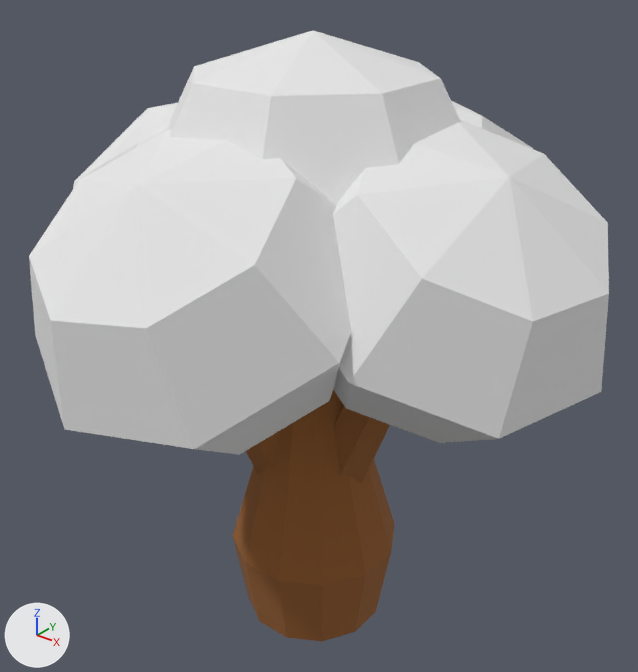
A saved change to the glTF model assets/samuu.glb.
The view is the same before and after, from a 50 mm lens placed at (1.71, -2.11, 2.45), pointed at (-0.02, 0.05, 1.11). The lights are fixed; the arrows at lower left show +X, +Y and +Z. Where no turn or scale is listed for an object, it has been applied to the vertices. Vertices at the same position are counted once.

Objects in the first picture: 'hojas.001', 'hojas.002', 'hojas.003', 'hojas.004', 'hojas.005', 'rama', 'rama.001', 'tronco.001'.
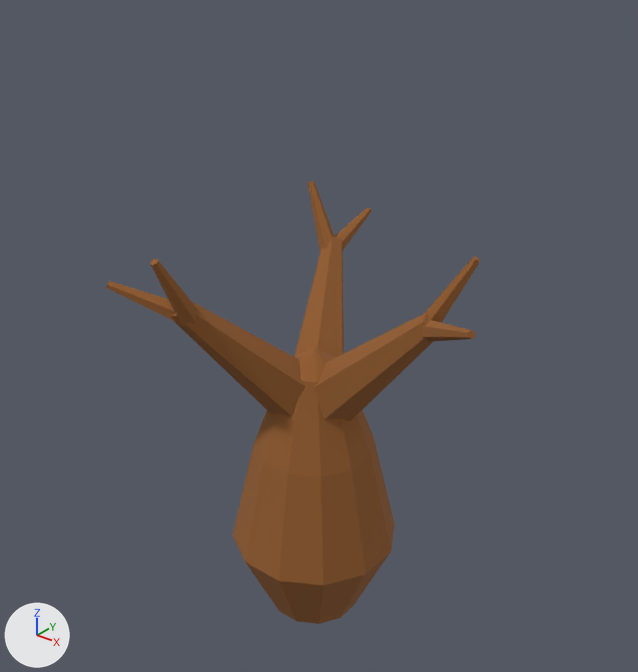
Changed parts and their boxes (x1, y1, x2, y2) in the pictures (638 x 672 px):
'hojas.002', deleted: before (29, 130, 351, 455)
'hojas.004', deleted: before (333, 120, 609, 443)
'tronco.001', reshaped, moved: before (233, 390, 395, 641); after (233, 348, 395, 624)
'hojas.001', deleted: before (168, 30, 461, 204)
'rama.005', added: after (170, 301, 305, 416)
'rama.002', moved (not visible before): after (314, 313, 433, 421)
'rama.008', added: after (294, 235, 344, 357)
'rama', reshaped, moved, turned: before (334, 404, 390, 484); after (421, 320, 475, 342)
'hojas.005', deleted: before (73, 103, 178, 189)
'rama.001', moved: before (246, 431, 280, 475); after (425, 256, 481, 323)
'rama.004', added: after (150, 258, 199, 326)
'rama.003', added: after (106, 281, 185, 326)
'rama.007', added: after (308, 181, 334, 252)
'hojas.003', deleted: before (451, 101, 533, 149)
'rama.006', added: after (335, 208, 371, 251)

Patch to the scene script:
```diff
--- a/assets/samuu.glb.py
+++ b/assets/samuu.glb.py
@@ me_mesh_0 @@
-me_mesh_0.from_pydata(...)  # 50 vertices, 96 faces; spans x -0.3..0.3, y -0.3..0.3, z 0.0..1.4
+me_mesh_0.from_pydata(...)  # 50 vertices, 96 faces; spans x -0.3..0.3, y -0.3..0.3, z -1.288..-0.2
+# me_mesh_0 part 3: 50 of 50 vertices moved; they spanned x -0.3..0.3, y -0.3..0.3, z 0.0..1.4 and now span x -0.3..0.3, y -0.3..0.3, z -1.288..-0.2; mean shift (0.0, 0.0, -1.367); largest move (0.022, -0.081, 1.4) -> (0.028, -0.105, -0.275)
 me_mesh_0.materials.append(mat_material_0)
@@ me_mesh_1 @@
 # used by ob_rama; parent = ob_tronco; location = (0.0, 0.0, 0.0); rotation_euler = (0.0, 0.393, 0.0), in degrees (0, 23, 0)
-me_mesh_1.from_pydata(...)  # 14 vertices, 24 faces; spans x -0.113..0.113, y -0.094..0.094, z 0.0..1.25
+me_mesh_1.from_pydata(...)  # 14 vertices, 24 faces; spans x -0.038..0.038, y -0.091..-0.028, z -0.103..0.172
+# me_mesh_1 part 1: 14 of 14 vertices moved; they spanned x -0.113..0.113, y -0.094..0.094, z 0.0..1.25 and now span x -0.038..0.038, y -0.091..-0.028, z -0.103..0.172; mean shift (0.0, -0.06, -0.591); largest move (0.041, 0.062, 1.25) -> (0.007, -0.049, 0.172)
 me_mesh_1.materials.append(mat_material_0)
@@ me_mesh_2 @@
 # used by ob_rama_001; parent = ob_tronco; location = (0.0, 0.0, 0.0); rotation_euler = (0.0, 0.393, -2.094), in degrees (0, 23, -120)
-me_mesh_2.from_pydata(...)  # 14 vertices, 24 faces; spans x -0.113..0.113, y -0.094..0.094, z 0.0..1.25
+me_mesh_2.from_pydata(...)  # 14 vertices, 24 faces; spans x -0.038..0.038, y 0.028..0.091, z -0.103..0.172
+# me_mesh_2 part 2: 14 vertices removed from x -0.113..0.113, y -0.094..0.094, z 0.0..1.25; 14 vertices added at x -0.038..0.038, y 0.028..0.091, z -0.103..0.172, forming a 6-sided cut cone along z (radius 0.038 by 0.036 at the low end, 0.013 at the high end)
 me_mesh_2.materials.append(mat_material_0)
@@ ob_tronco_001 @@
 ob_tronco_001 = bpy.data.objects.new('tronco.001', me_mesh_0)
-ob_tronco_001.location = (0.0, 0.0, 0.0)
+ob_tronco_001.location = (0.0, 0.0, 1.288)
@@ ob_rama @@
 ob_rama = bpy.data.objects.new('rama', me_mesh_1)
-ob_rama.parent = ob_tronco
+ob_rama.parent = ob_group2
 ob_rama.location = (0.0, 0.0, 0.0)
-ob_rama.rotation_euler = (0.0, 0.393, 0.0)  # degrees (0, 23, 0)
+ob_rama.rotation_euler = (1.139, 0.548, 0.847)  # degrees (65, 31, 49)
@@ ob_rama_001 @@
 ob_rama_001 = bpy.data.objects.new('rama.001', me_mesh_2)
-ob_rama_001.parent = ob_tronco
+ob_rama_001.parent = ob_group2
 ob_rama_001.location = (0.0, 0.0, 0.0)
@@ ob_rama_002 @@
 ob_rama_002 = bpy.data.objects.new('rama.002', me_mesh_3)
-ob_rama_002.parent = ob_tronco
+ob_rama_002.parent = ob_group
 ob_rama_002.location = (0.0, 0.0, 0.0)
@@ ob_hojas_001 @@
-ob_hojas_001 = bpy.data.objects.new('hojas.001', me_mesh_4)
@@ ob_hojas_002 @@
-ob_hojas_002 = bpy.data.objects.new('hojas.002', me_mesh_5)
@@ ob_hojas_003 @@
-ob_hojas_003 = bpy.data.objects.new('hojas.003', me_mesh_6)
@@ ob_hojas_004 @@
-ob_hojas_004 = bpy.data.objects.new('hojas.004', me_mesh_7)
@@ ob_hojas_005 @@
-ob_hojas_005 = bpy.data.objects.new('hojas.005', me_mesh_8)
@@ ob_group @@
+ob_group = bpy.data.objects.new('group', None)
+ob_group.parent = ob_tronco
+ob_group.location = (0.00339, 0.0, 0.865)
@@ ob_group2 @@
+ob_group2 = bpy.data.objects.new('group2', None)
+ob_group2.parent = ob_group
+ob_group2.location = (0.511, 0.0, 0.123)
@@ ob_rama_008 @@
+ob_rama_008 = bpy.data.objects.new('rama.008', me_mesh_8_1)  # 14 vertices, 24 faces; spans x -0.356..-0.02, y 0.129..0.584, z 0.163..0.669
+ob_rama_008.location = (0.093, -0.154, 0.675)
@@ ob_rama_007 @@
+ob_rama_007 = bpy.data.objects.new('rama.007', me_mesh_7_1)  # 14 vertices, 24 faces; spans x -0.11..0.068, y -0.111..-0.013, z -0.103..0.158
+ob_rama_007.location = (-0.252, 0.443, 1.364)
@@ ob_rama_006 @@
+ob_rama_006 = bpy.data.objects.new('rama.006', me_mesh_6_1)  # 14 vertices, 24 faces; spans x 0.003..0.069, y -0.09..0.184, z -0.117..0.027
+ob_rama_006.location = (-0.252, 0.443, 1.364)
@@ ob_rama_005 @@
+ob_rama_005 = bpy.data.objects.new('rama.005', me_mesh_5_1)  # 14 vertices, 24 faces; spans x -0.356..-0.02, y -0.584..-0.129, z 0.163..0.669
+ob_rama_005.location = (0.093, 0.154, 0.675)
@@ ob_rama_004 @@
+ob_rama_004 = bpy.data.objects.new('rama.004', me_mesh_4_1)  # 14 vertices, 24 faces; spans x 0.014..0.084, y -0.084..0.101, z -0.103..0.158
+ob_rama_004.location = (-0.252, -0.443, 1.364)
@@ ob_rama_003 @@
+ob_rama_003 = bpy.data.objects.new('rama.003', me_mesh_3_1)  # 14 vertices, 24 faces; spans x -0.177..0.071, y -0.077..0.101, z -0.117..0.027
+ob_rama_003.location = (-0.252, -0.443, 1.364)
```
